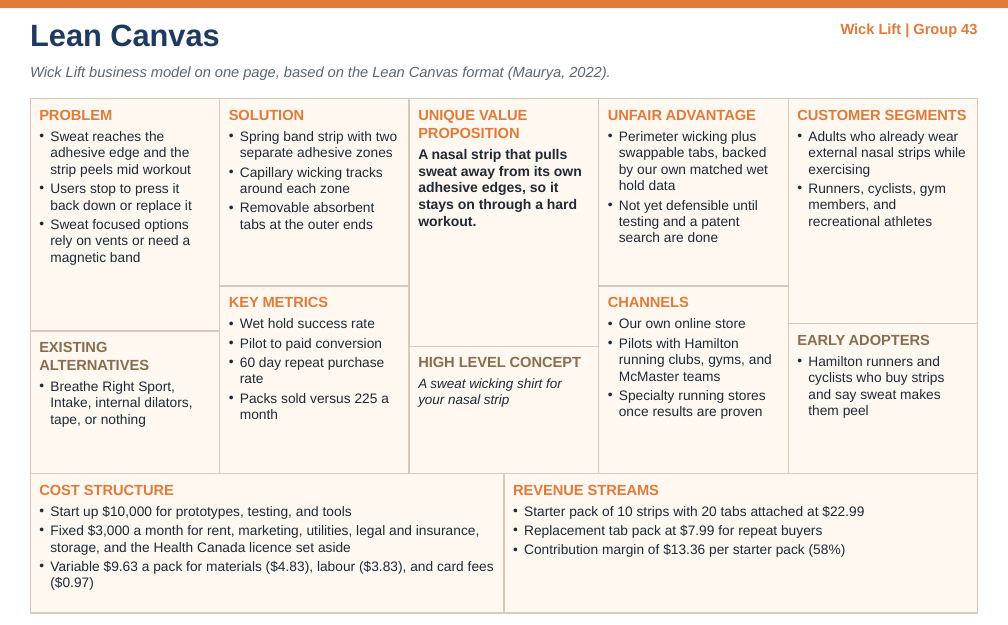
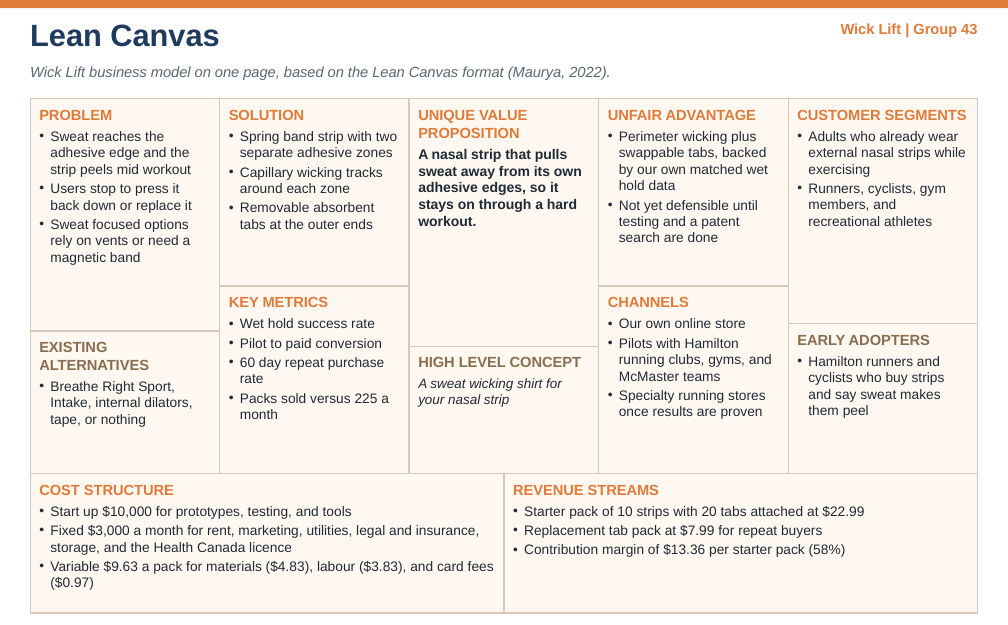
Before and after one commit to marchelinotoma3/my-project, a slide deck: slide 5 of innovate_1x03_milestone2/Wick_Lift_Milestone2_Analysis_Templates.pptx. Drawn at 1008x625 pixels with LibreOffice and Linux fonts; fonts in the diff are those of the drawing. Boxes give left, top, right and bottom in pixels: in the first picture for what was removed or moved away, otherwise in the second. Text is boxed around its words. In the diff, an @@ line names an element or a change of style, - is before the commit and + after.

```diff
--- a/innovate_1x03_milestone2/Wick_Lift_Milestone2_Analysis_Templates.pptx
+++ b/innovate_1x03_milestone2/Wick_Lift_Milestone2_Analysis_Templates.pptx
@@ text at bbox=[50, 525, 479, 555]: text changed @@
-• Fixed $3,000 a month for rent, marketing, utilities, legal and insurance, storage, and the Health Canada licence set aside
+• Fixed $3,000 a month for rent, marketing, utilities, legal and insurance, storage, and the Health Canada licence
```
Also in this commit, not shown: 1 other slide changed, 7 other files.
